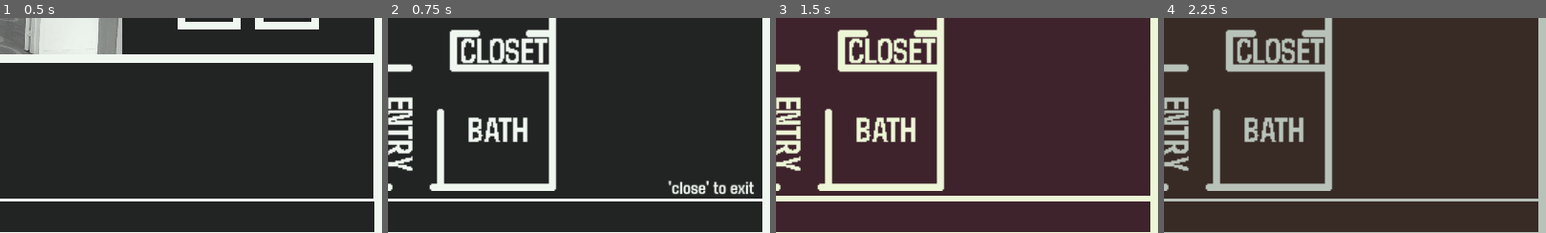
Above: before the commit, frames 1-4 (left to right).
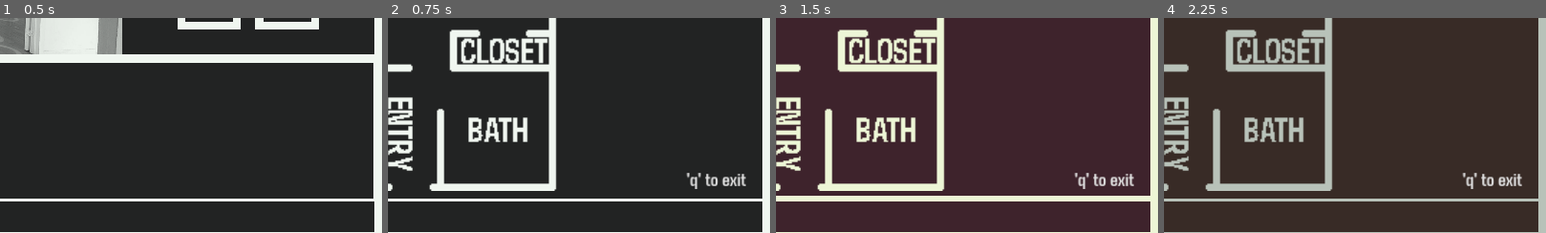
Above: after the commit, the same moments.

Repository: Birdboys/syzygyMystery
Game: Godot game, scene res://Scenes/main.tscn
Same seed, same stepped clock (60 frames per second), same inputs: the game is played once before the commit and once after it.
Inputs (mouse positions are % of the whole screen's width and height, from its top left):
- Up to frame 1 (0.5 s): no input
- Up to frame 2 (0.75 s): click (77, 27) at 0.5 s
- Up to frame 3 (1.5 s): tap Enter at 1.25 s; hold Page Up (toggle_theme) from 1.28 s (still down)
- Up to frame 4 (2.25 s): tap Space at 2 s; release Page Up (toggle_theme) at 2.03 s; tap Page Up (toggle_theme) at 2.1 s
The pictures show only the part of the screen within x 50-100%, y 50-100%; the shares and areas given below are measured in that part.

Frame 1 is identical in both runs. In frame 2, 1.2% of the frame differs, in the area x 73-96%, y 72-83%; in frame 3, 0.5%; in frame 4, 0.5%.

Commit message:
Inventory menu works"

Diff:
--- a/Scenes/main.tscn
+++ b/Scenes/main.tscn
@@ -26,3 +26,4 @@
 
 [connection signal="issue_command" from="UILAYER/UI" to="." method="_on_ui_issue_command"]
 [connection signal="map_pressed" from="UILAYER/UI" to="." method="_on_ui_map_pressed"]
+[connection signal="menu_closed" from="UILAYER/UI" to="." method="_on_ui_menu_closed"]
--- a/Scenes/ui.tscn
+++ b/Scenes/ui.tscn
@@ -10,6 +10,7 @@
 [ext_resource type="Script" path="res://Scripts/inputText.gd" id="5_ofolb"]
 [ext_resource type="Texture2D" uid="uid://cjy4qlns3uvvk" path="res://Assets/buttons/map_button2.png" id="5_t2s0f"]
 [ext_resource type="Texture2D" uid="uid://rrtlp4gui60w" path="res://Assets/buttons/inventory_button2.png" id="5_xpwo2"]
+[ext_resource type="FontFile" uid="uid://3hmiw1bfys74" path="res://Assets/fonts/Agdasima-Bold.ttf" id="10_4atrm"]
 
 [node name="UI" type="Control"]
 layout_mode = 3
@@ -165,20 +166,60 @@
 expand_mode = 3
 stretch_mode = 4
 
-[node name="Label" type="Label" parent="mapPanel"]
+[node name="closeMap" type="Button" parent="mapPanel"]
 layout_mode = 1
 anchors_preset = 3
 anchor_left = 1.0
 anchor_top = 1.0
 anchor_right = 1.0
 anchor_bottom = 1.0
-offset_left = -40.0
-offset_top = -58.0
+offset_left = -100.0
+offset_top = -43.0
 grow_horizontal = 0
 grow_vertical = 0
+theme_override_fonts/font = ExtResource("10_4atrm")
 theme_override_font_sizes/font_size = 24
-text = "'close' to exit  "
-vertical_alignment = 2
+text = "'q' to exit  "
+flat = true
+alignment = 0
+
+[node name="inventoryPanel" type="Panel" parent="."]
+visible = false
+layout_mode = 1
+anchors_preset = 15
+anchor_right = 1.0
+anchor_bottom = 1.0
+offset_bottom = -33.0
+grow_horizontal = 2
+grow_vertical = 2
+theme_type_variation = &"MenuPanel"
+
+[node name="inventoryText" type="RichTextLabel" parent="inventoryPanel"]
+layout_mode = 1
+anchors_preset = 15
+anchor_right = 1.0
+anchor_bottom = 1.0
+grow_horizontal = 2
+grow_vertical = 2
+theme_override_font_sizes/normal_font_size = 36
+theme_override_font_sizes/bold_font_size = 36
+
+[node name="closeInventory" type="Button" parent="inventoryPanel"]
+layout_mode = 1
+anchors_preset = 3
+anchor_left = 1.0
+anchor_top = 1.0
+anchor_right = 1.0
+anchor_bottom = 1.0
+offset_left = -100.0
+offset_top = -43.0
+grow_horizontal = 0
+grow_vertical = 0
+theme_override_fonts/font = ExtResource("10_4atrm")
+theme_override_font_sizes/font_size = 24
+text = "'q' to exit  "
+flat = true
+alignment = 0
 
 [node name="inputText" type="LineEdit" parent="."]
 layout_mode = 2
@@ -197,5 +238,7 @@
 [connection signal="pressed" from="imagePanel/Panel/GridContainer/mapButton" to="." method="_on_map_button_pressed"]
 [connection signal="pressed" from="imagePanel/Panel/GridContainer/inventoryButton" to="." method="_on_inventory_button_pressed"]
 [connection signal="done_typing" from="textStuff/logText" to="." method="_on_log_text_done_typing"]
+[connection signal="button_down" from="mapPanel/closeMap" to="." method="_on_close_map_button_down"]
+[connection signal="pressed" from="inventoryPanel/closeInventory" to="." method="_on_close_inventory_pressed"]
 [connection signal="text_submitted" from="inputText" to="." method="_on_input_text_text_submitted"]
 [connection signal="timeout" from="typewriterTimer" to="textStuff/logText" method="_on_typewriter_timer_timeout"]
--- a/Scripts/Rooms/entry.gd
+++ b/Scripts/Rooms/entry.gd
@@ -6,11 +6,11 @@
 	name = 'entry'
 	adjacent = ['kitchen','closet','bathroom','bedroom']
 	outside = false
-	objects = [defaultObject.new('door',['door'],true,['under',null,'at']),
-	defaultObject.new('coat_rack',['coat','coats','rack','hanger']),
-	defaultObject.new('mail_slot',['mail','slot']),
+	objects = [defaultObject.new('door',['door'],'entry',true,['under',null,'at']),
+	defaultObject.new('coat_rack',['coat','coats','rack','hanger','coatrack'],'entry'),
+	defaultObject.new('mail_slot',['mail','slot'],'entry'),
 	#defaultObject.new('peephole', ['peep','hole','peephole']),
-	defaultObject.new('floor_mat',['mat', 'rug'], true, ['under', null, 'at'])]
-	var key = defaultObject.new('key',['key'], false)
+	defaultObject.new('floor_mat',['mat', 'rug'],'entry', true, ['under', null, 'at'])]
+	var key = defaultObject.new('key',['key'],'entry', false)
 	key.setTake(['at',null,'under'],[null,'mat','rug'],'take_entry_key')
 	objects.append(key)
--- a/Scripts/Rooms/kitchen.gd
+++ b/Scripts/Rooms/kitchen.gd
@@ -3,15 +3,15 @@
 #LIST OF ROOMS - [entry, closet, bathroom, kitchen, living room, balcony]
 
 func _init():
-	name = 'entry'
-	adjacent = ['kitchen','bathroom','bedroom']
+	name = 'kitchen'
+	adjacent = ['lounge','bathroom','bedroom']
 	outside = false
-	var fridge = defaultObject.new('refridgerator',['refridgerator', 'fridge', '`icebox'], true, [null,'at','in','on'])
-	var freezer = defaultObject.new('freezer',['freezer'],true,[null,'at','in','on'])
-	var cord = defaultObject.new('cord',['cord','wire'],false)
+	var fridge = defaultObject.new('refridgerator',['refridgerator', 'fridge', '`icebox'],'kitchen', true, [null,'at','in','on'])
+	var freezer = defaultObject.new('freezer',['freezer'],'kitchen',true,[null,'at','in','on'])
+	var cord = defaultObject.new('cord',['cord','wire'],'kitchen',false)
 	cord.setTake([null,'at','in'],[null,'freezer'], 'take_freezer_wire')
-	var calendar = defaultObject.new('calendar',['calendar'],true,[null,'at','behind'])
-	var counter = defaultObject.new('counter',['counter','island','coutertop'],true,[null,'at','on'])
-	var trash = defaultObject.new('trash',['trash','bin','rubbish','trashcan'],true,[null,'at','in'])
-	var photo = defaultObject.new('photo',['photos','photo','picture','pictures','image','images'],true)
+	var calendar = defaultObject.new('calendar',['calendar'],'kitchen',true,[null,'at','behind'])
+	var counter = defaultObject.new('counter',['counter','island','coutertop'],'kitchen',true,[null,'at','on'])
+	var trash = defaultObject.new('trash',['trash','bin','rubbish','trashcan'],'kitchen',true,[null,'at','in'])
+	var photo = defaultObject.new('photo',['photos','photo','picture','pictures','image','images'],'kitchen',true)
 	objects = [fridge, freezer, cord, calendar, counter, trash, photo]
--- a/Scripts/defaultObject.gd
+++ b/Scripts/defaultObject.gd
@@ -1,6 +1,7 @@
 class_name defaultObject
 
 var name = null
+var room = ""
 var alias = [name]
 var been_examined = false
 var in_inventory = false
@@ -13,9 +14,10 @@
 var take_signal
 var discoverable = true
 
-func _init(n, al, dis=true, p=[null,'at']):
+func _init(n, al, r, dis=true, p=[null,'at']):
 	name = n
 	alias = al
+	room = r
 	look_preps = p
 	discoverable = dis
 
--- a/Scripts/main.gd
+++ b/Scripts/main.gd
@@ -30,6 +30,7 @@
 
 # Called every frame. 'delta' is the elapsed time since the previous frame.
 func _process(delta):
+	#print(mode)
 	pass
 
 func _on_ui_issue_command(command):
@@ -50,11 +51,10 @@
 				'inventory': executeInventory(parsed_command)
 				'take': executeTake(parsed_command)
 				_ : print("THE FUCK JUST HAPPENED")
-		1: #map mode
+		1 | 2: #map mode
 			if Parser.parseCloseCommand(command): #if close action
 				UI.closeMenu(mode)
 				mode = 0
-				UI.addLogText("Closed map")
 
 
 func executeLook(command_data, command):
@@ -76,7 +76,7 @@
 		else:
 			UI.addLogText(look_result)
 	elif look_target in inventory: #check if its in inventory
-		look_result = TextLoader.getLookText(currentRoom, look_target, "inv", look_prep)
+		look_result = TextLoader.getLookText(inventory[look_target].room, look_target, "inv", look_prep)
 		if look_result == null: #invalid object look id
 			UI.addLogText("UNIMPLEMENTED LOOK ID")
 		else:
@@ -135,9 +135,14 @@
 	#print("EXECUTING GO COMMAND")
 
 func executeInventory(command_data):
+	mode = 2
 	print(inventory)
 	if command_data == null:
 		UI.addLogText('[b]> inventory[/b]', true)
+	var lines = []
+	for item in inventory:
+		lines.append([inventory[item].name, inventory[item].room])
+	UI.enterInventory(theme_names[theme_id], lines)
 	print("EXECUTING INVENTORY COMMAND")
 func executeSpeak(command_data):
 	print("EXECUTING SPEAK COMMAND")
@@ -193,3 +198,7 @@
 		"take_entry_key": var ret_item = rooms["entry"].tookObject('key','floor_mat'); addToInventory(ret_item); print("took key %s" %(inventory))
 		"take_freezer_wire": var ret_item = rooms["kitchen"].tookObject('cord','freezer'); addToInventory(ret_item); print("took cord %s" %(inventory))
 	pass
+
+func _on_ui_menu_closed():
+	mode = 0
+	pass # Replace with function body.
--- a/Scripts/parser.gd
+++ b/Scripts/parser.gd
@@ -66,4 +66,4 @@
 
 func parseCloseCommand(command):
 	var tokens = command.to_lower().split(' ').slice(1,) #split string and slice to get tokens
-	return tokens[0] in closers
+	return tokens[0] in closers and len(tokens) == 1
--- a/Scripts/ui.gd
+++ b/Scripts/ui.gd
@@ -10,6 +10,7 @@
 signal issue_command(command)
 signal map_pressed(dude)
 signal inventory_pressed(dude)
+signal menu_closed
 # Called when the node enters the scene tree for the first time.
 func _ready():
 	spaceStrip.compile('\\s+')
@@ -60,10 +61,21 @@
 	$mapPanel.visible = true
 	$imagePanel.visible = false
 
+func enterInventory(theme_name, lines):
+	$inventoryPanel.visible = true
+	$imagePanel.visible = false
+	$inventoryPanel/inventoryText.clear()
+
+	for item in lines:
+		var res = TextLoader.getLookText(item[1], item[0], "inv", "at")
+		print(res)
+		$inventoryPanel/inventoryText.append_text("[b]%s[/b] found in [b]%s[/b]: %s\n" %[item[0].to_upper(),item[1].to_upper(),res])
+
 func closeMenu(menu):
 	$imagePanel.visible = true
 	match menu:
-		1: $mapPanel.visible = false
+		1: $mapPanel.visible = false; addLogText("Closed map")
+		2: $inventoryPanel.visible = false; addLogText("Closed inventory")
 
 func _on_log_text_done_typing():
 	$typewriterTimer.stop()
@@ -73,3 +85,14 @@
 	emit_signal("map_pressed", null)
 func _on_inventory_button_pressed():
 	emit_signal("inventory_pressed", null)
+
+
+func _on_close_map_button_down():
+	emit_signal("menu_closed")
+	closeMenu(1)
+	pass # Replace with function body.
+
+func _on_close_inventory_pressed():
+	emit_signal("menu_closed")
+	closeMenu(2)
+	pass # Replace with function body.
Not shown: 1 places in Scenes/ui.tscn that only renumber resources
